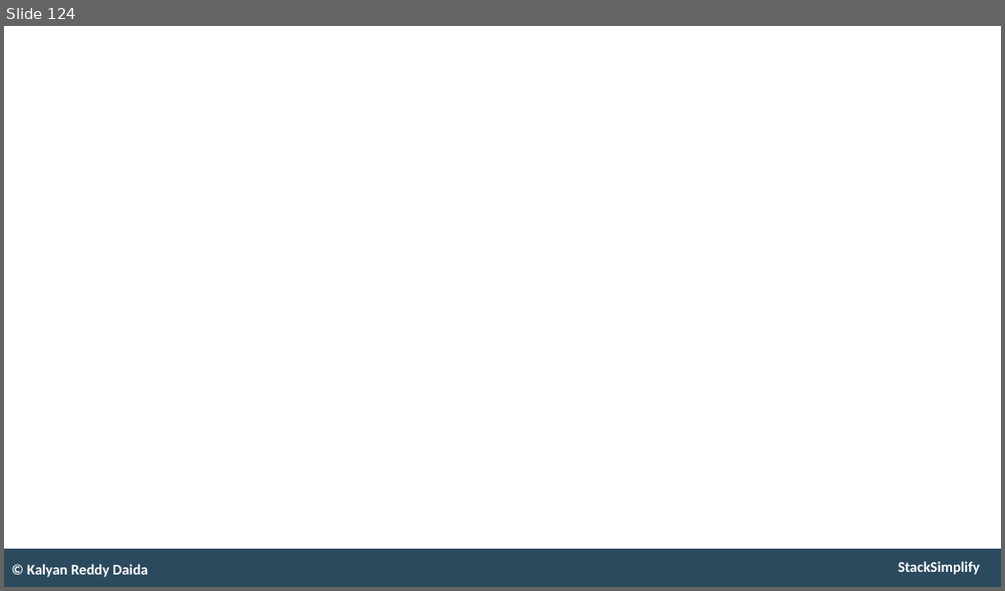
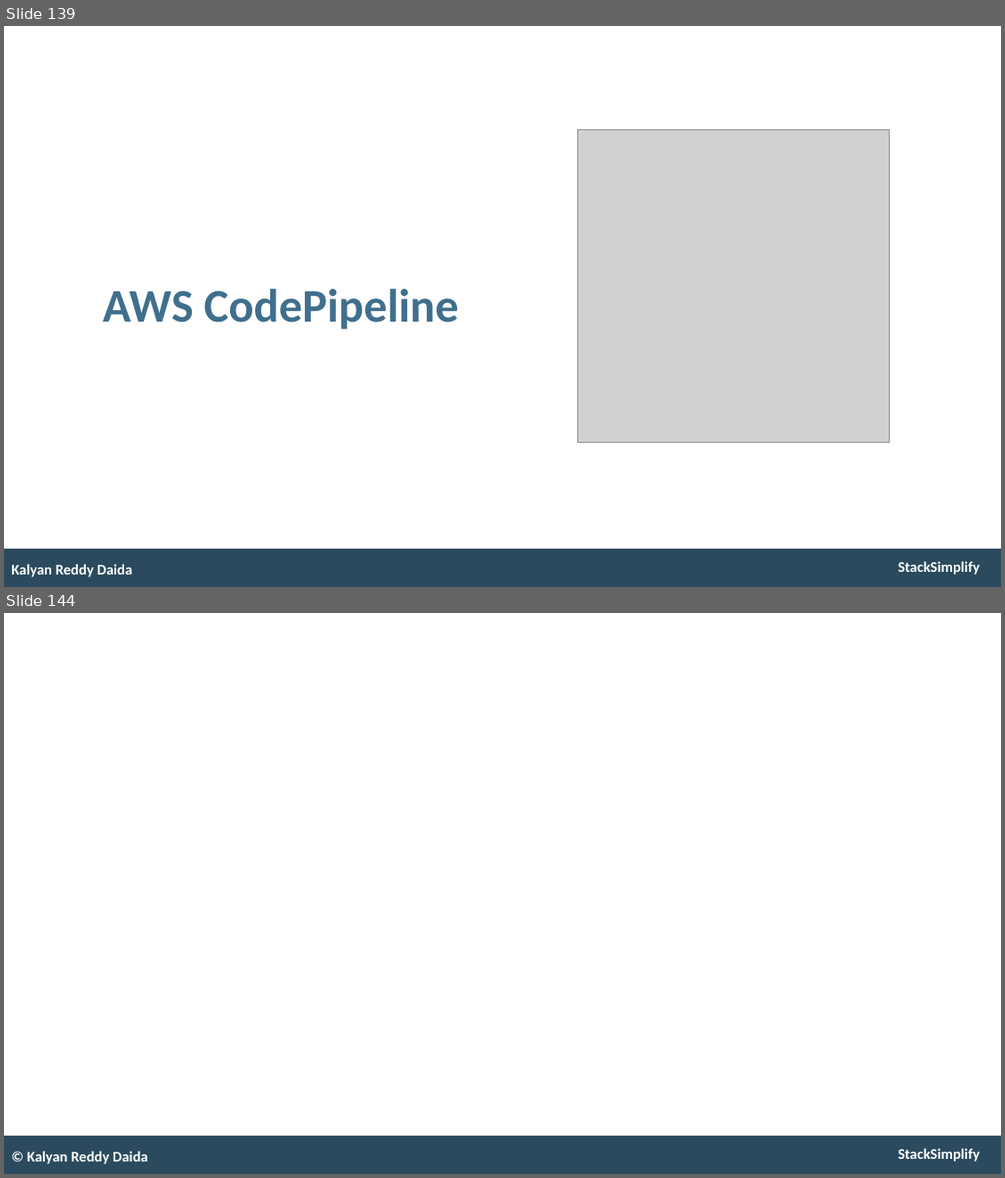
Before and after one commit to Superstar0715/aws-eks-kubernetes-masterclass, a slide deck: presentation/AWS-Fargate-and-EKS-Masterclass.pptx. Shown one above the other, each under a label of ours: slide 124 before the commit, slides 139 and 144 after it; the slides between them are not shown. The pictures are 1005x591 and 1005x1178 pixels, drawn with LibreOffice and Linux fonts; fonts in the diff are those of the drawing; grey boxes stand for pictures. Boxes give left, top, right and bottom in pixels: in the first picture for what was removed or moved away, otherwise in the second. Text is boxed around its words. In the diff, an @@ line names an element or a change of style, - is before the commit and + after.

```diff
--- a/presentation/AWS-Fargate-and-EKS-Masterclass.pptx
+++ b/presentation/AWS-Fargate-and-EKS-Masterclass.pptx
@@ slide 139 added at (4, 26, 1001, 587), background #FFFFFF; not listed: 2 template elements that a slide beside it also shows @@
@@ picture added at (577, 129, 890, 442) @@
@@ title added at (103, 289, 459, 329), 54 pt, text #406F8D, bold @@
+AWS CodePipeline
@@ text added at (11, 564, 133, 577), 17 pt, text #FFFFFF, bold @@
+Kalyan Reddy Daida
@@ what was slide 124 is now slide 144 @@
```
Also in this commit, not shown: 1 slide changed, 19 other slides added, 1 other file.
